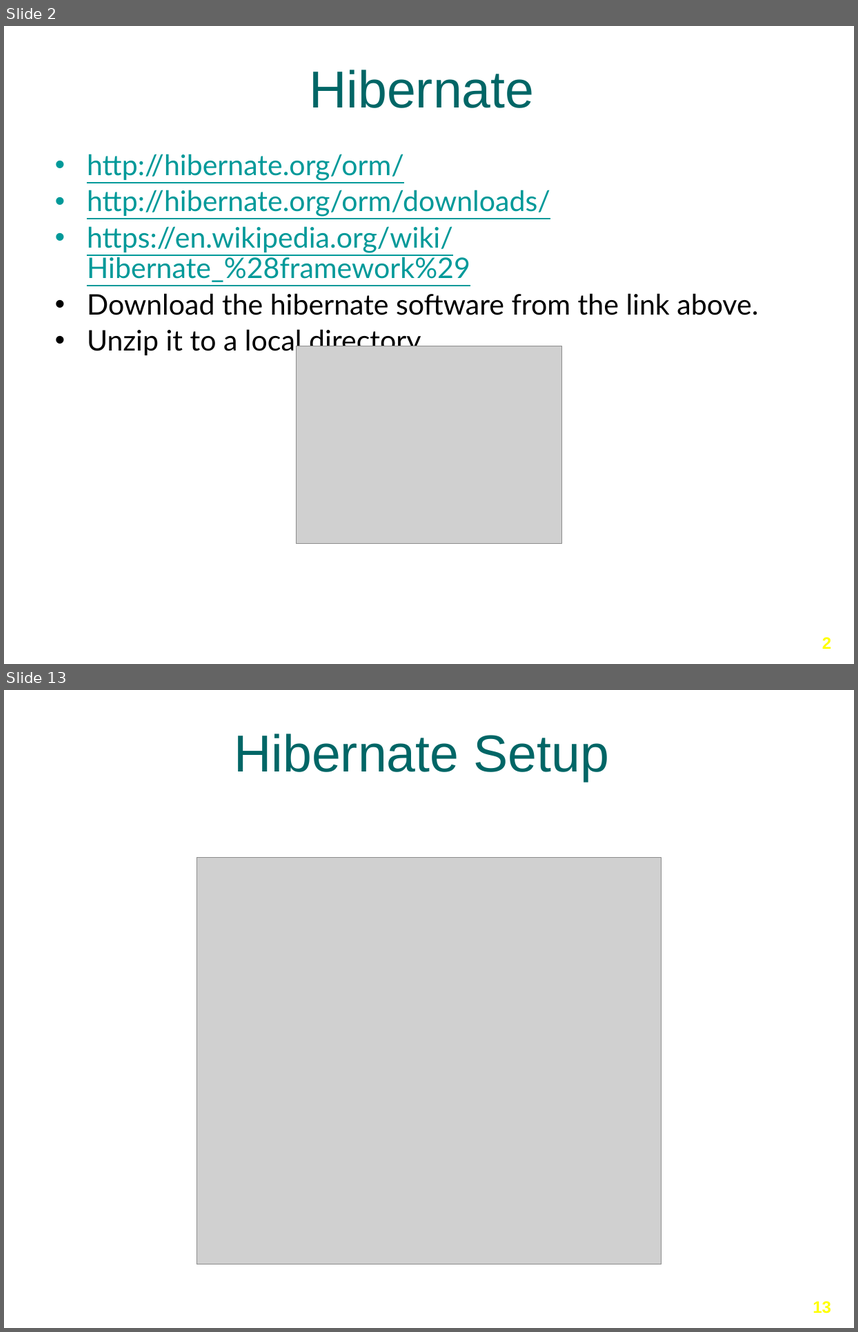
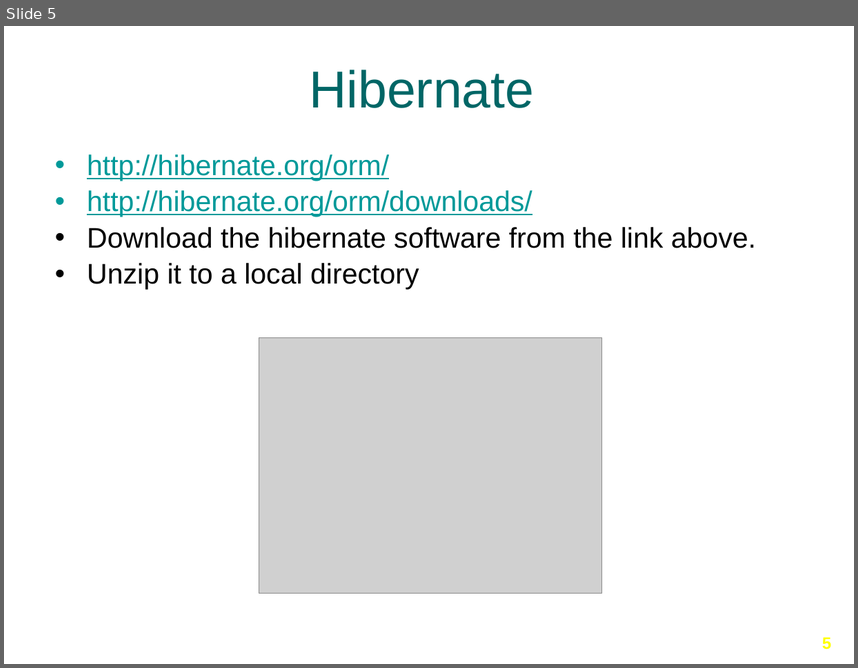
Before and after one commit to Ansilacerda/CIT360-Portfolio, a slide deck: Presentations/Hibernate/Hibernate-Part-1.pptx. Shown one above the other, each under a label of ours: slides 2 and 13 before the commit, slide 5 after it; the slides between them are not shown. The pictures are 858x1332 and 858x668 pixels, drawn with LibreOffice and Linux fonts; fonts in the diff are those of the drawing; grey boxes stand for pictures; background and template pictures are left out. Boxes give left, top, right and bottom in pixels: in the first picture for what was removed or moved away, otherwise in the second. Text is boxed around its words. In the diff, an @@ line names an element or a change of style, - is before the commit and + after.

Commit message:
Hibernate presentation

```diff
--- a/Presentations/Hibernate/Hibernate-Part-1.pptx
+++ b/Presentations/Hibernate/Hibernate-Part-1.pptx
@@ slide 13 removed at <box>4,690,854,1328</box>, background picture (left out) @@
@@ title removed at <box>234,733,609,781</box> @@
-Hibernate Setup
@@ picture removed at <box>197,858,662,1264</box> @@
@@ page number removed at <box>813,1301,831,1313</box> @@
-13
@@ what was slide 2 is now slide 5 @@
@@ slide 5 changed as well @@
@@ text "http://hibernate.org/orm/" at <box>87,154,756,290</box>: font Lato to Arial @@
@@ text at <box>87,226,470,282</box>: paragraph removed @@
-• https://en.wikipedia.org/wiki/Hibernate_%28framework%29
@@ picture: place and size @@
-picture at <box>297,345,562,543</box>
+picture at <box>259,338,602,593</box>
@@ page number at <box>822,637,831,649</box>: text changed @@
-2
+5
```
Also in this commit, not shown: 2 other slides changed, 3 slides added, 17 other slides removed, 1 other file.
